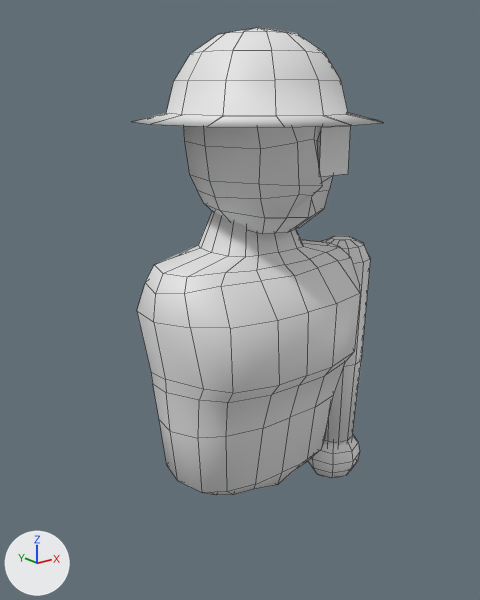
Two versions of the Blender file character.blend, one commit apart.
The view is the same before and after, from a 50 mm lens placed at (-4.52, -5.48, 4.31), pointed at (-0.14, 0.0, 2.12). Arrows for +X, +Y and +Z are at lower left; the lights stay in place. Mesh edges are drawn as thin lines.

The first picture shows 'Arm', 'Circle', 'Eye', 'Head', 'Torso'.
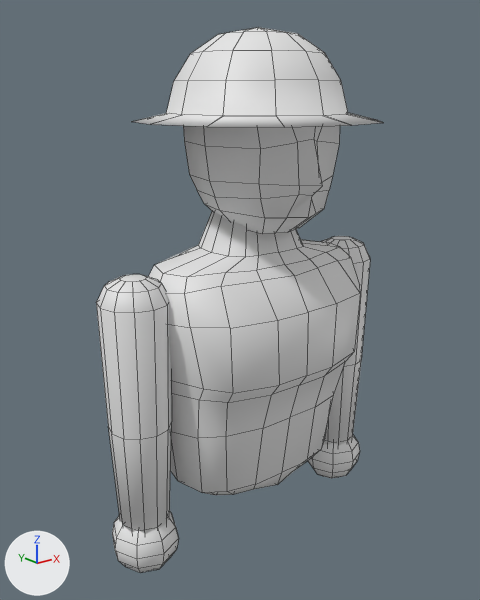
Location of each change, (x1, y1, x2, y2) in pixels of the pictures (480 x 600 px):
'Arm.001', added: after (96, 274, 179, 573)
'Eye', deleted: before (320, 126, 350, 177)

Patch to the scene script:
```diff
--- a/character.blend.py
+++ b/character.blend.py
@@ ob_eye @@
-ob_eye = bpy.data.objects.new('Eye', me_plane)
-ob_eye.location = (0.82, -0.68, 2.8)
@@ ob_arm_001 @@
+ob_arm_001 = bpy.data.objects.new('Arm.001', me_cylinder_002.copy())  # the mesh of ob_arm
+ob_arm_001.location = (-1.46, 0.0, 2.38)
+ob_arm_001.scale = (-1.0, 1.0, 1.0)
```
